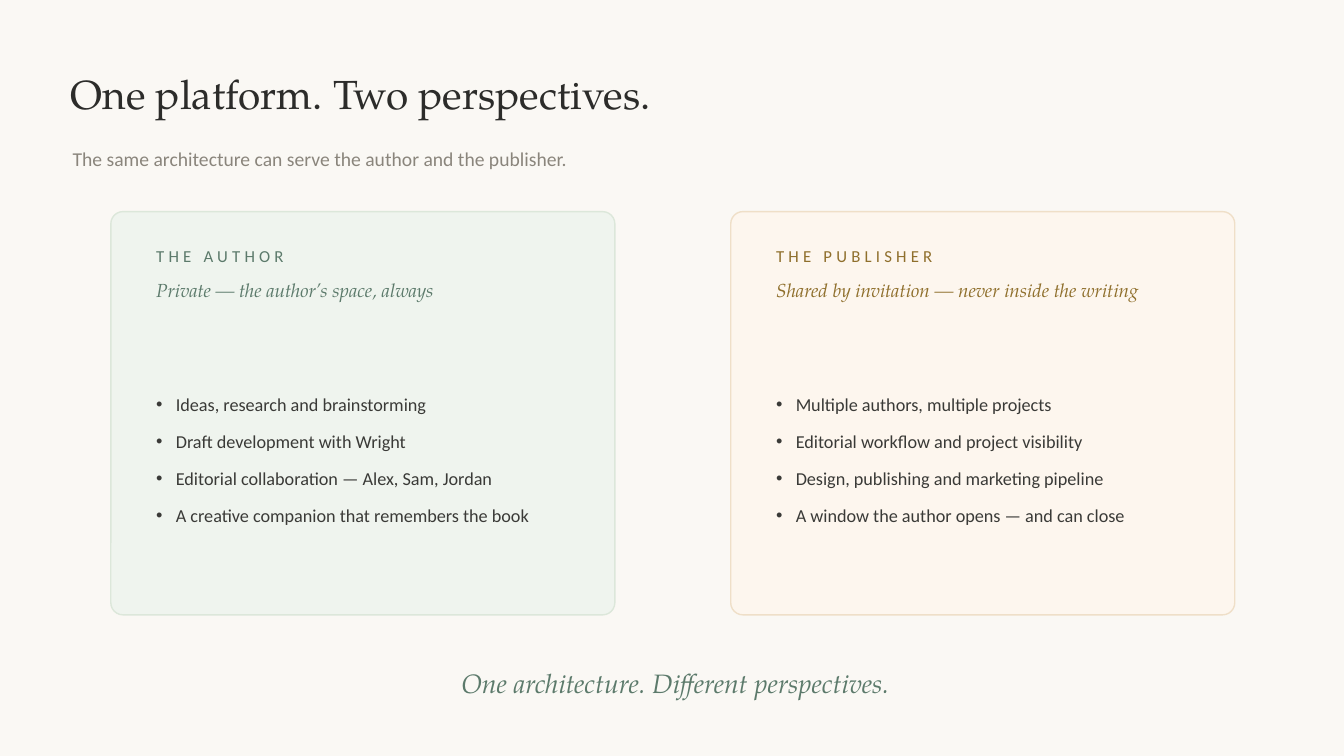
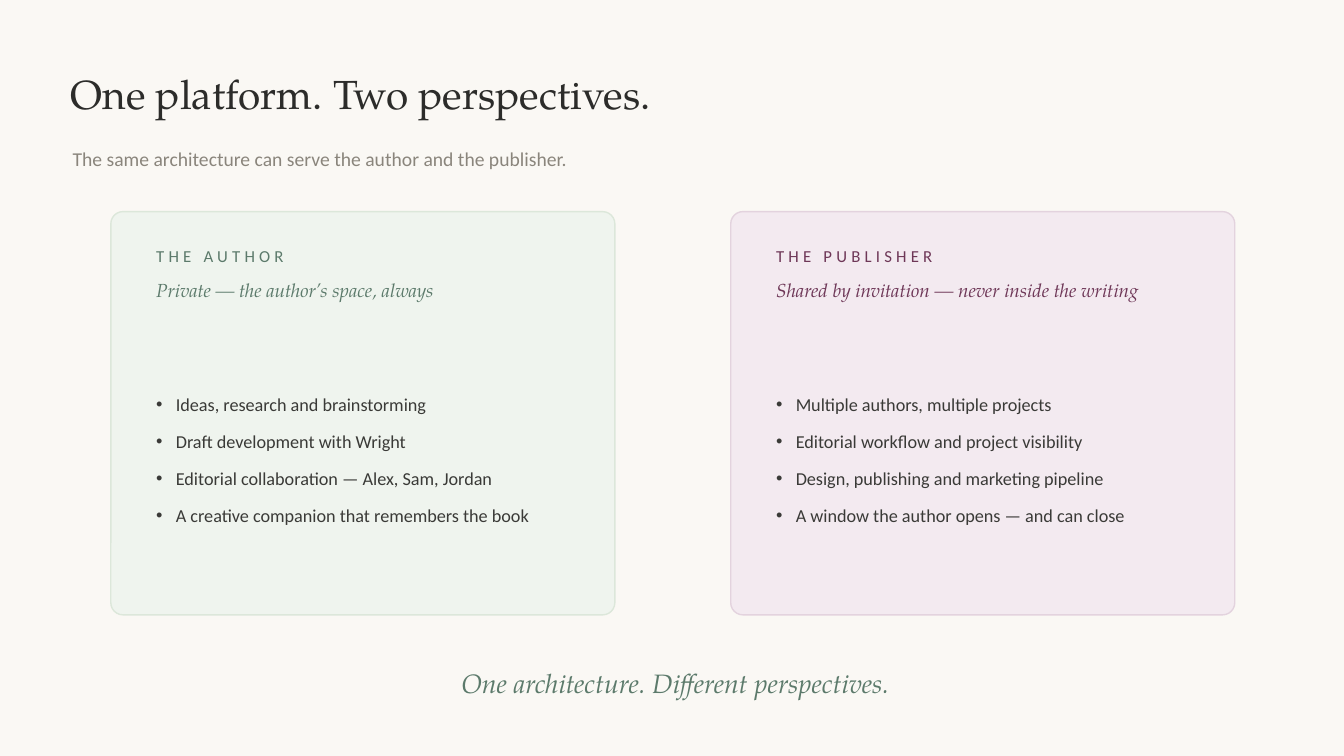
Before and after one commit to SpikeIreland/authorslab-app, a slide deck: slide 7 of docs/sis/marketing/AuthorsLab-Blair-Klein-Deck-v2.pptx. Drawn at 1344x756 pixels with LibreOffice and Linux fonts; fonts in the diff are those of the drawing. Boxes give left, top, right and bottom in pixels: in the first picture for what was removed or moved away, otherwise in the second. Text is boxed around its words. In the diff, an @@ line names an element or a change of style, - is before the commit and + after.

```diff
--- a/docs/sis/marketing/AuthorsLab-Blair-Klein-Deck-v2.pptx
+++ b/docs/sis/marketing/AuthorsLab-Blair-Klein-Deck-v2.pptx
@@ rounded rectangle at (731, 212, 1235, 615): fill #FDF6EE to #F3EAF0; outline #EFDFC8 1 pt to #E3D3DE 1 pt @@
@@ text "THE PUBLISHER" at (776, 251, 932, 262): text colour #8F6F2C to #6E3757 @@
@@ text "Shared by invitation — never ..." at (776, 283, 1139, 302): text colour #8F6F2C to #6E3757 @@
```
Also in this commit, not shown: 2 other slides changed, 1 other file.
